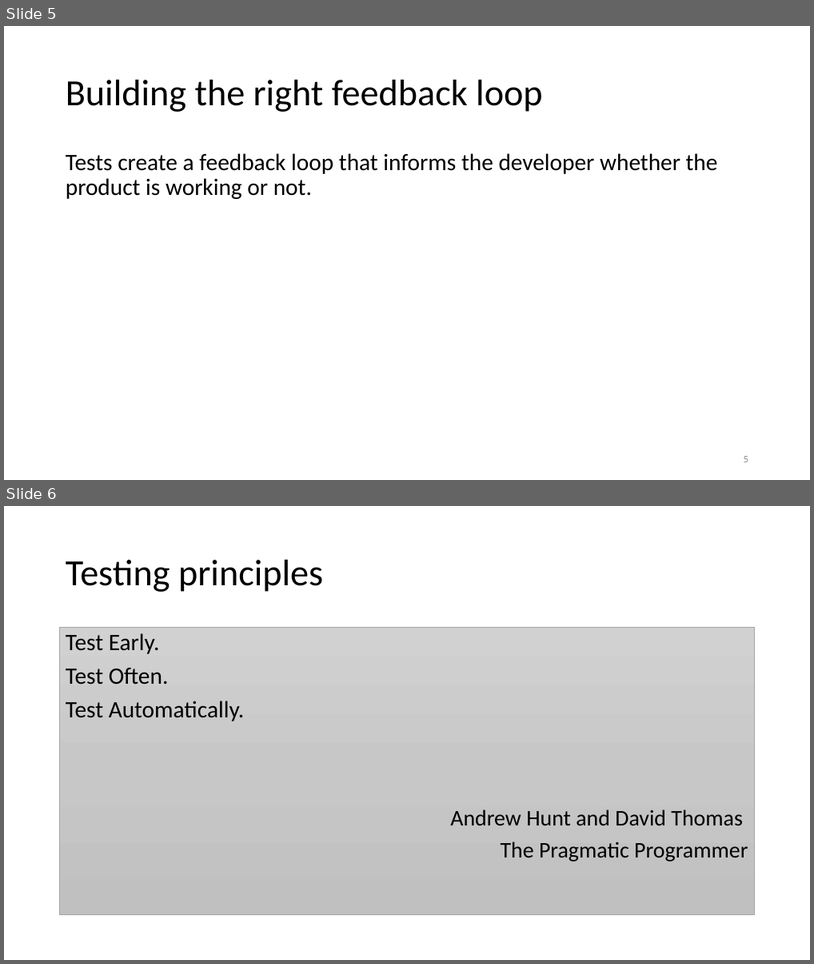
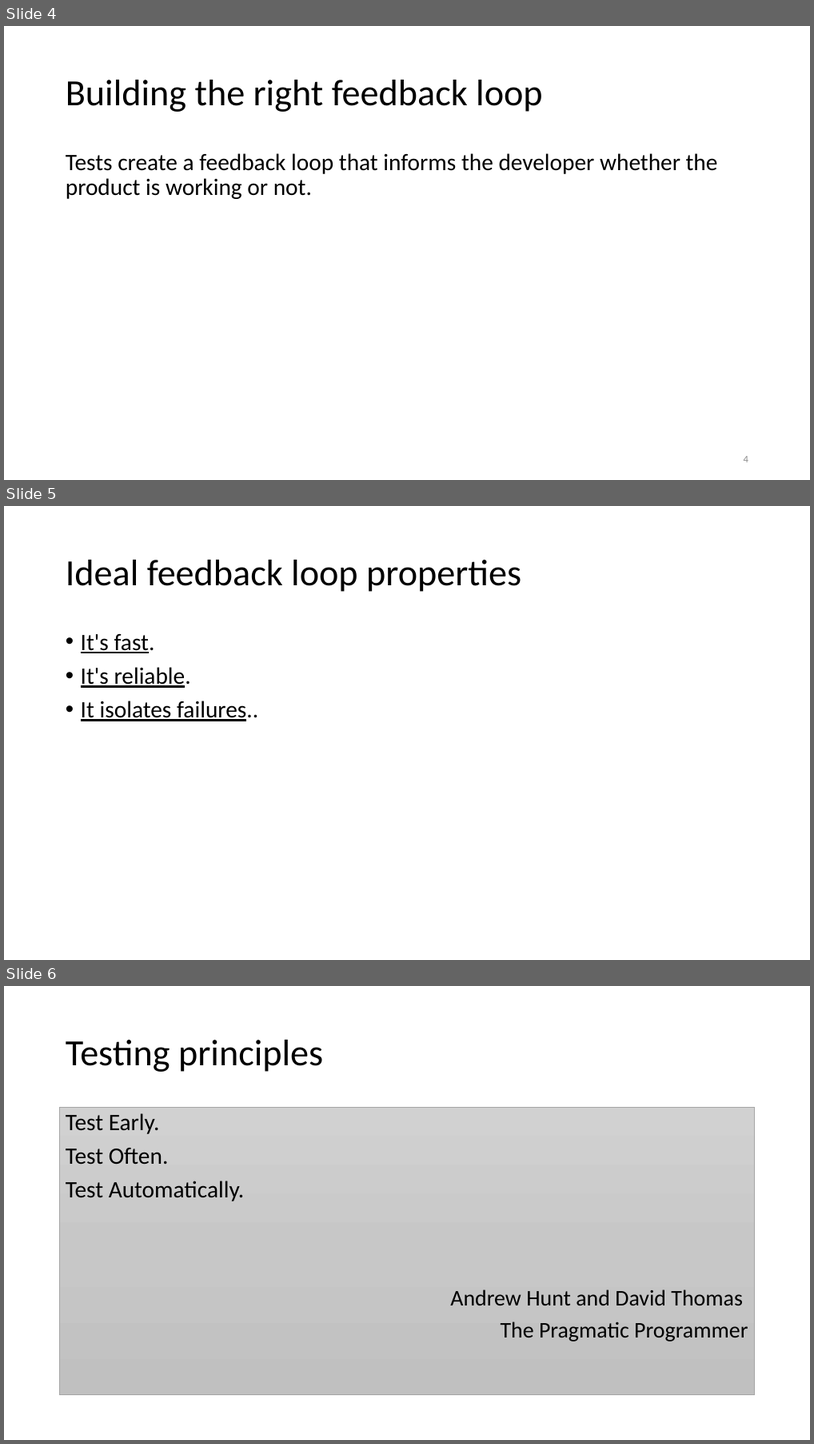
Before and after one commit to SunilPrasad/GithubRepo, a slide deck: TDDExamples/Persentation/TDD.pptx. Shown one above the other, each under a label of ours: slides 5 and 6 before the commit, slides 4, 5 and 6 after it. The pictures are 814x964 and 814x1444 pixels, drawn with LibreOffice and Linux fonts; fonts in the diff are those of the drawing. Boxes give left, top, right and bottom in pixels: in the first picture for what was removed or moved away, otherwise in the second. Text is boxed around its words. In the diff, an @@ line names an element or a change of style, - is before the commit and + after.

```diff
--- a/TDDExamples/Persentation/TDD.pptx
+++ b/TDDExamples/Persentation/TDD.pptx
@@ slide 5 added at <box>4,506,810,960</box>, background #FFFFFF @@
@@ title added at <box>66,560,522,592</box>, 44 pt, text #000000 @@
+Ideal feedback loop properties
@@ text added at <box>81,634,258,721</box>, 28 pt, text #000000, underline @@
+• It's fast.
+• It's reliable.
+• It isolates failures..
@@ what was slide 5 is now slide 4 @@
@@ page number at <box>744,456,749,462</box>: text changed @@
-5
+4
```
Also in this commit, not shown: 6 slides changed, 2 other slides added, 3 slides removed.
